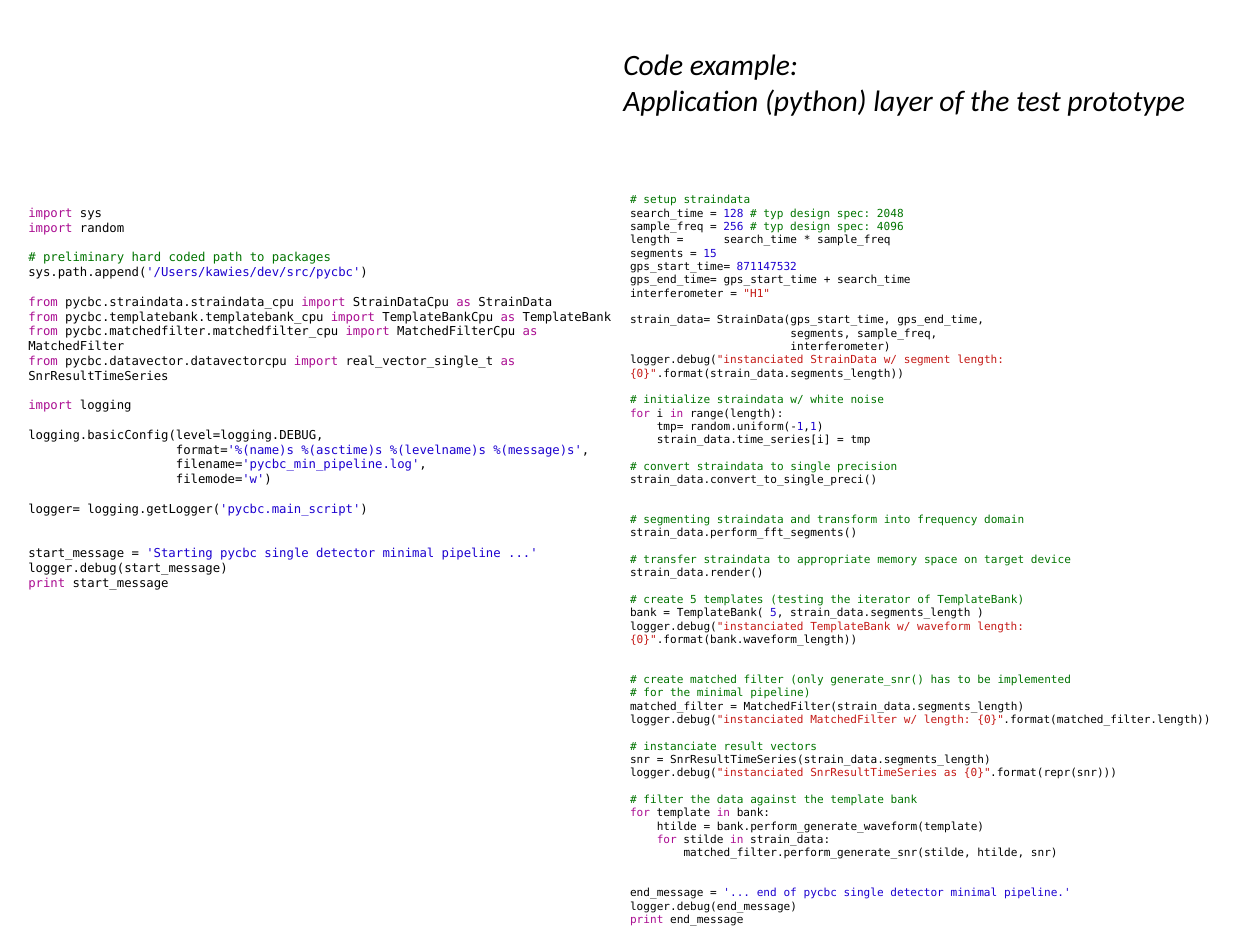
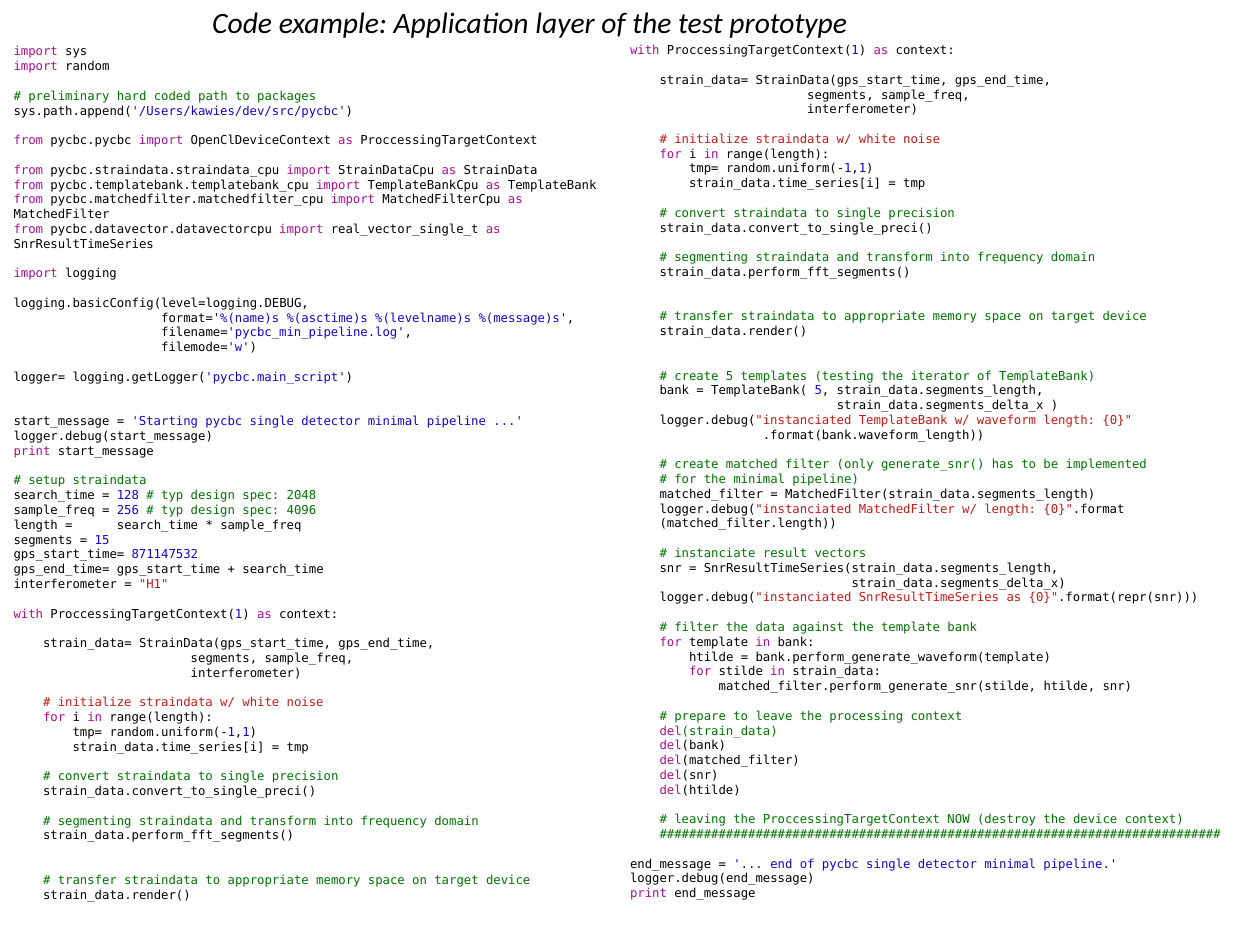
Before and after one commit to gwastro/pycbc, a slide deck: slide 7 of doc/Pycbc-Refactoring-GPU-inspiral.ppt (slide 12 before the commit). Drawn at 1260x945 pixels with LibreOffice and Linux fonts; fonts in the diff are those of the drawing. Boxes give left, top, right and bottom in pixels: in the first picture for what was removed or moved away, otherwise in the second. Text is boxed around its words. In the diff, an @@ line names an element or a change of style, - is before the commit and + after.

```diff
--- a/doc/Pycbc-Refactoring-GPU-inspiral.ppt
+++ b/doc/Pycbc-Refactoring-GPU-inspiral.ppt
@@ text at (x1=212, y1=12, x2=846, y2=38): text changed @@
-Code example:
-Application (python) layer of the test prototype
+Code example: Application layer of the test prototype
@@ text "import sys" moved from (x1=28, y1=207, x2=612, y2=590) to (x1=14, y1=60, x2=597, y2=887) @@
@@ text at (x1=630, y1=74, x2=1199, y2=885): size 9 to 10 pt in "strain_data= StrainData(gps_start_time, gps_end_time,", "segments, sample_freq,", "interferometer)", "# initialize straindata w/ white noise" and 23 more places; text colour #007400 to #C41A16 in "# initialize straindata w/ white noise" @@
@@ text "with ProccessingTargetContext(1) as context:" moved from (x1=630, y1=195, x2=1210, y2=913) to (x1=630, y1=74, x2=1199, y2=885) @@
@@ text at (x1=14, y1=134, x2=537, y2=147): paragraph added @@
+from pycbc.pycbc import OpenClDeviceContext as ProccessingTargetContext
@@ text at (x1=630, y1=195, x2=911, y2=297): text changed; size 9 to 10 pt @@
-# setup straindata
-search_time = 128 # typ design spec: 2048
-sample_freq = 256 # typ design spec: 4096
-length = search_time * sample_freq
-segments = 15
-gps_start_time= 871147532
-gps_end_time= gps_start_time + search_time
-interferometer = "H1"
+with ProccessingTargetContext(1) as context:
@@ text at (x1=630, y1=354, x2=1004, y2=380): paragraph removed @@
-logger.debug("instanciated StrainData w/ segment length: {0}".format(strain_data.segments_length))
@@ text at (x1=660, y1=384, x2=1132, y2=442): text changed; size 9 to 10 pt @@
-bank = TemplateBank( 5, strain_data.segments_length )
-logger.debug("instanciated TemplateBank w/ waveform length: {0}".format(bank.waveform_length))
+bank = TemplateBank( 5, strain_data.segments_length,
+strain_data.segments_delta_x )
+logger.debug("instanciated TemplateBank w/ waveform length: {0}"
+.format(bank.waveform_length))
@@ text at (x1=14, y1=474, x2=530, y2=887): paragraphs added @@
+# setup straindata
+search_time = 128 # typ design spec: 2048
+sample_freq = 256 # typ design spec: 4096
+length = search_time * sample_freq
+segments = 15
+gps_start_time= 871147532
+gps_end_time= gps_start_time + search_time
+interferometer = "H1"
+with ProccessingTargetContext(1) as context:
+strain_data= StrainData(gps_start_time, gps_end_time,
+segments, sample_freq,
+interferometer)
+# initialize straindata w/ white noise
+for i in range(length):
+tmp= random.uniform(-1,1)
+strain_data.time_series[i] = tmp
+# convert straindata to single precision
+strain_data.convert_to_single_preci()
+# segmenting straindata and transform into frequency domain
+strain_data.perform_fft_segments()
+# transfer straindata to appropriate memory space on target device
+strain_data.render()
@@ text at (x1=660, y1=503, x2=1124, y2=530): text changed; size 9 to 10 pt @@
-logger.debug("instanciated MatchedFilter w/ length: {0}".format(matched_filter.length))
+logger.debug("instanciated MatchedFilter w/ length: {0}".format
+(matched_filter.length))
@@ text at (x1=660, y1=562, x2=1066, y2=590): text changed; size 9 to 10 pt @@
-snr = SnrResultTimeSeries(strain_data.segments_length)
+snr = SnrResultTimeSeries(strain_data.segments_length,
+strain_data.segments_delta_x)
@@ text at (x1=660, y1=710, x2=1184, y2=826): paragraphs added @@
+# prepare to leave the processing context
+del(strain_data)
+del(bank)
+del(matched_filter)
+del(snr)
+del(htilde)
+# leaving the ProccessingTargetContext NOW (destroy the device context)
+############################################################################
```
Also in this commit, not shown: 11 other slides changed, 1 slide added, 2 slides removed, 2 other files.
